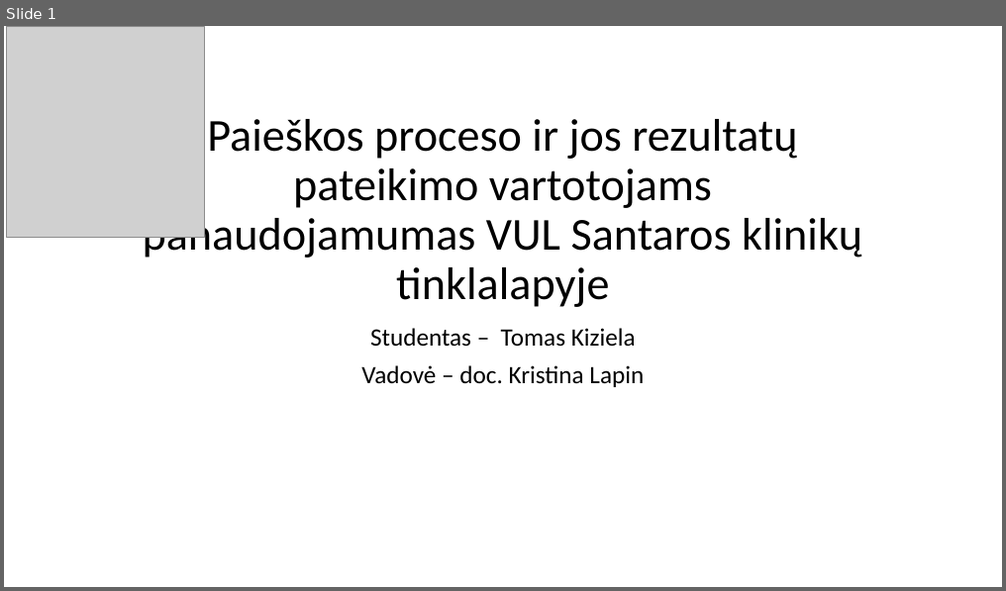
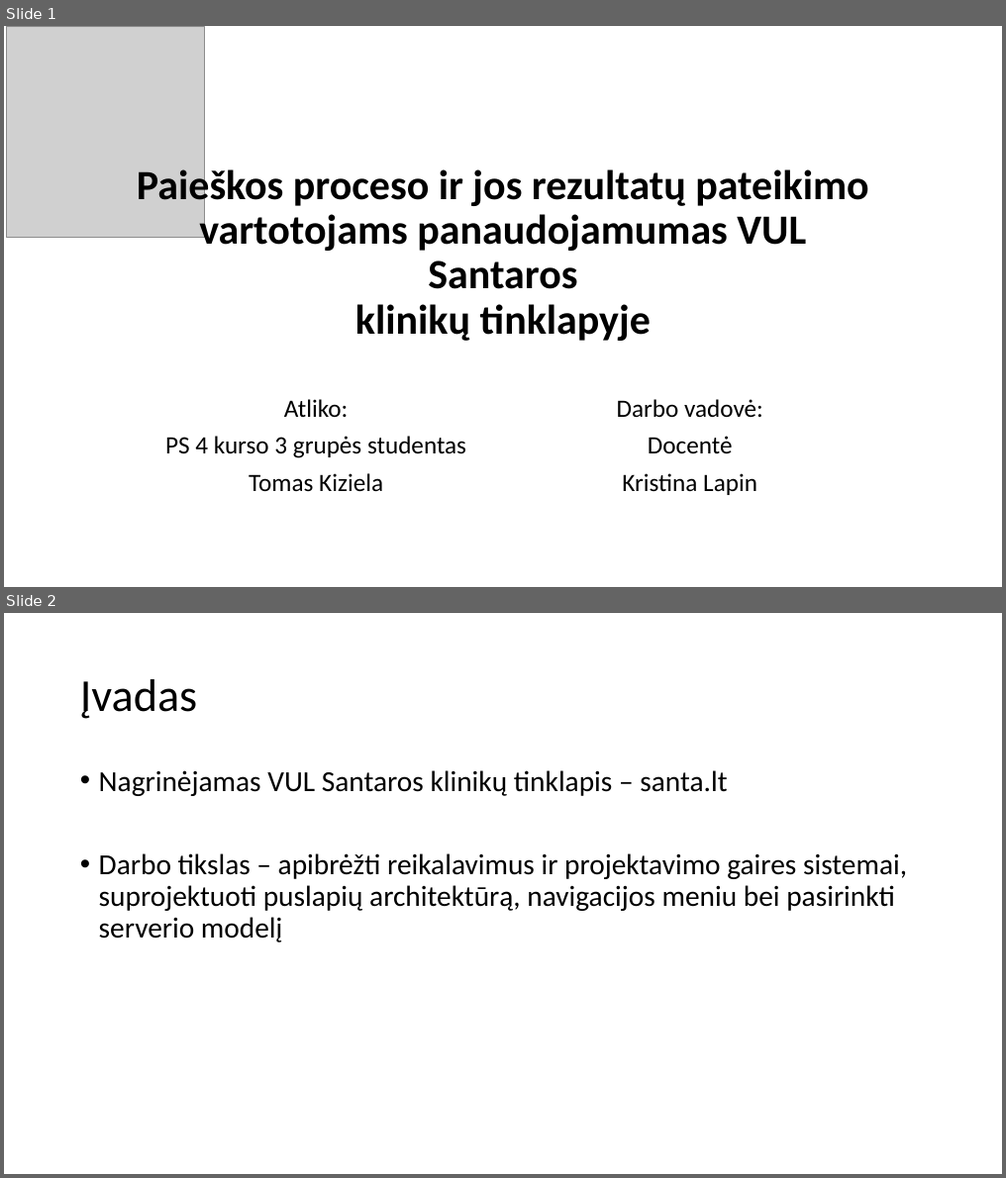
Before and after one commit to Steror/Projektinis-darbas, a slide deck: Atsiskaitymas/Projektinio pristatymas.pptx. Shown one above the other, each under a label of ours: slide 1 before the commit, slides 1 and 2 after it. The pictures are 1006x591 and 1006x1178 pixels, drawn with LibreOffice and Linux fonts; fonts in the diff are those of the drawing; grey boxes stand for pictures. Boxes give left, top, right and bottom in pixels: in the first picture for what was removed or moved away, otherwise in the second. Text is boxed around its words. In the diff, an @@ line names an element or a change of style, - is before the commit and + after.

```diff
--- a/Atsiskaitymas/Projektinio pristatymas.pptx
+++ b/Atsiskaitymas/Projektinio pristatymas.pptx
@@ slide 2 added at (4,613,1002,1174), background #FFFFFF @@
@@ title added at (80,679,197,719), 44 pt, text #000000 @@
+Įvadas
@@ text added at (99,770,907,943), 28 pt, text #000000 @@
+• Nagrinėjamas VUL Santaros klinikų tinklapis – santa.lt
+• Darbo tikslas – apibrėžti reikalavimus ir projektavimo gaires sistemai, suprojektuoti puslapių architektūrą, navigacijos meniu bei pasirinkti serverio modelį
@@ slide 1 changed as well @@
@@ title at (137,165,868,341): text changed; size 44 to 40 pt; bold on @@
-Paieškos proceso ir jos rezultatų pateikimo vartotojams panaudojamumas VUL Santaros klinikų tinklalapyje
+Paieškos proceso ir jos rezultatų pateikimo
+vartotojams panaudojamumas VUL Santaros
+klinikų tinklapyje
@@ subtitle removed at (361,328,644,387) @@
-Studentas – Tomas Kiziela
-Vadovė – doc. Kristina Lapin
@@ subtitle added at (165,399,466,492), 24 pt, text #000000 @@
+Atliko:
+PS 4 kurso 3 grupės studentas
+Tomas Kiziela
@@ text added at (617,399,763,495), 24 pt, text #000000 @@
+Darbo vadovė:
+Docentė
+Kristina Lapin
```
Also in this commit, not shown: 6 other slides changed, 4 other slides added, 1 slide removed, 1 other file.
